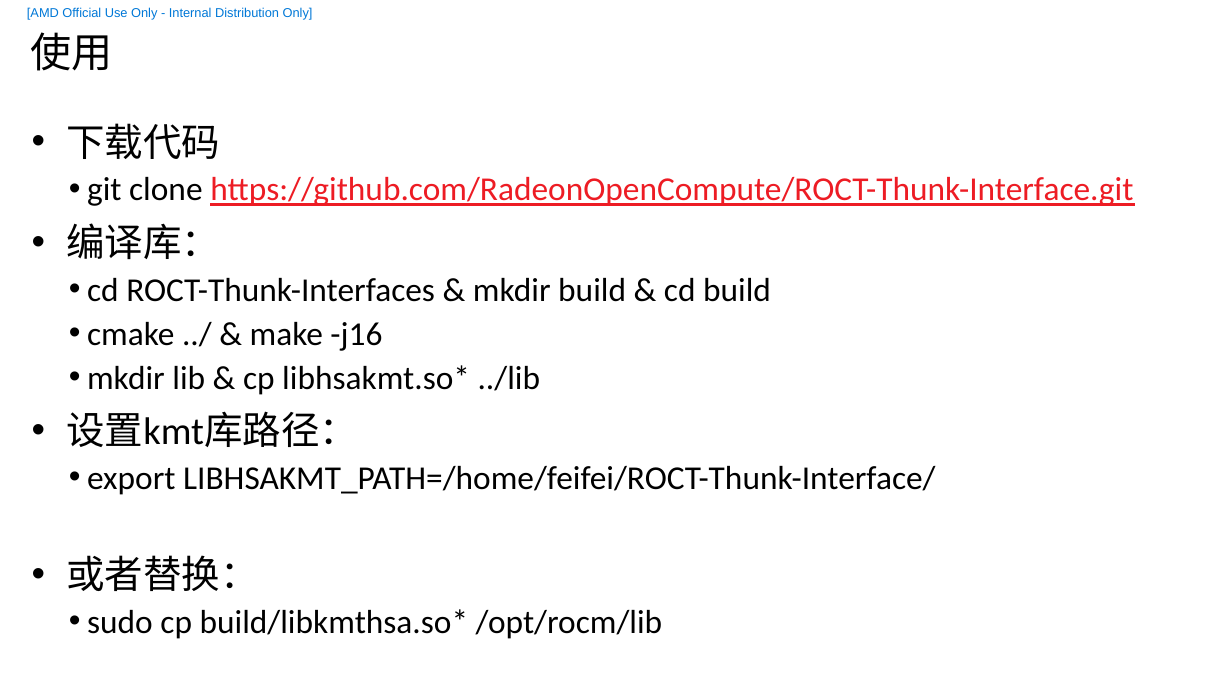
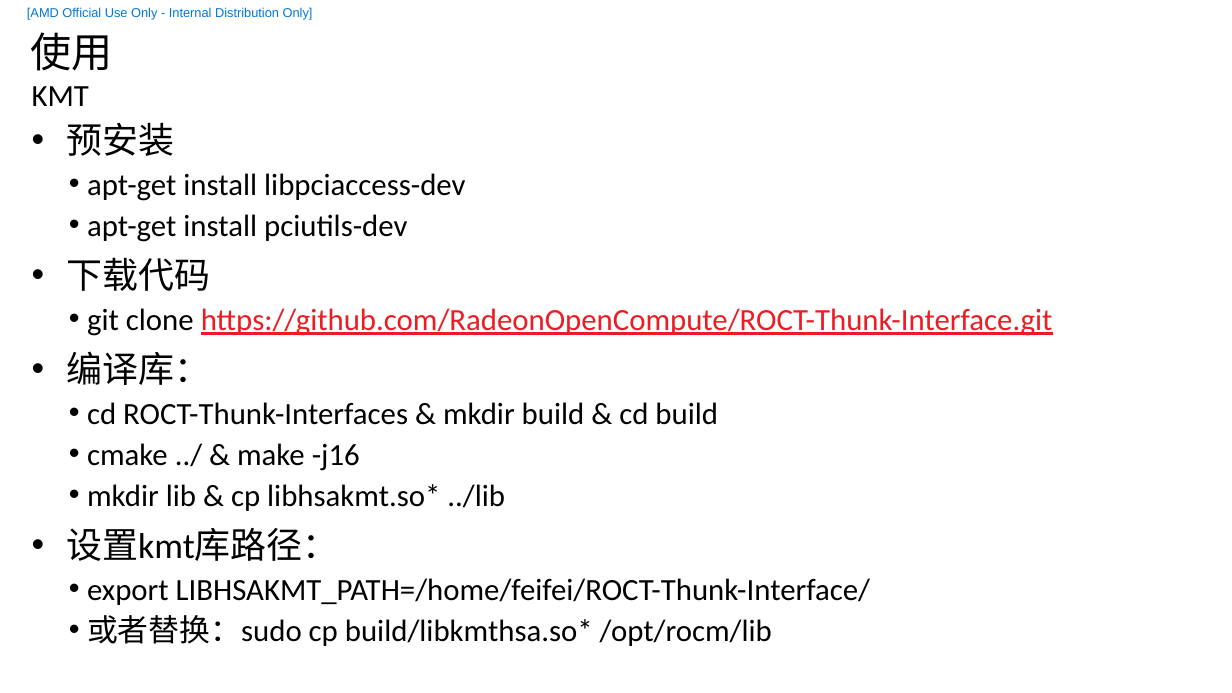
Before and after one commit to feifei14119/KmtHsaStudy, a slide deck: slide 4 of doc/HSA-KMT.pptx (slide 1 before the commit). Drawn at 1232x693 pixels with LibreOffice and Linux fonts; fonts in the diff are those of the drawing; background and template pictures are left out. Boxes give left, top, right and bottom in pixels: in the first picture for what was removed or moved away, otherwise in the second. Text is boxed around its words. In the diff, an @@ line names an element or a change of style, - is before the commit and + after.

```diff
--- a/doc/HSA-KMT.pptx
+++ b/doc/HSA-KMT.pptx
@@ text added at bbox=[32, 86, 89, 106], 24 pt, text #000000 @@
+KMT
@@ text at bbox=[66, 122, 465, 242]: paragraphs added @@
+• 预安装
+  • apt-get install libpciaccess-dev
+  • apt-get install pciutils-dev
@@ text at bbox=[66, 257, 1053, 605]: size 30 to 28 pt in "下载代码", "编译库：", "设置kmt库路径："; size 26 to 24 pt in "git clone https://github.com/RadeonOpenCompute/ROCT-Thunk-In ...", "cd ROCT-Thunk-Interfaces & mkdir build & cd ...", "cmake ../ & make -j16", "mkdir lib & cp libhsakmt.so* ../lib" and 1 more places @@
@@ text at bbox=[87, 615, 772, 646]: text changed; size 26 to 24 pt @@
-• 或者替换：
-  • sudo cp build/libkmthsa.so* /opt/rocm/lib
+  • 或者替换：sudo cp build/libkmthsa.so* /opt/rocm/lib
```
Also in this commit, not shown: 12 other slides changed, 14 slides added, 2 slides removed, 22 other files.
